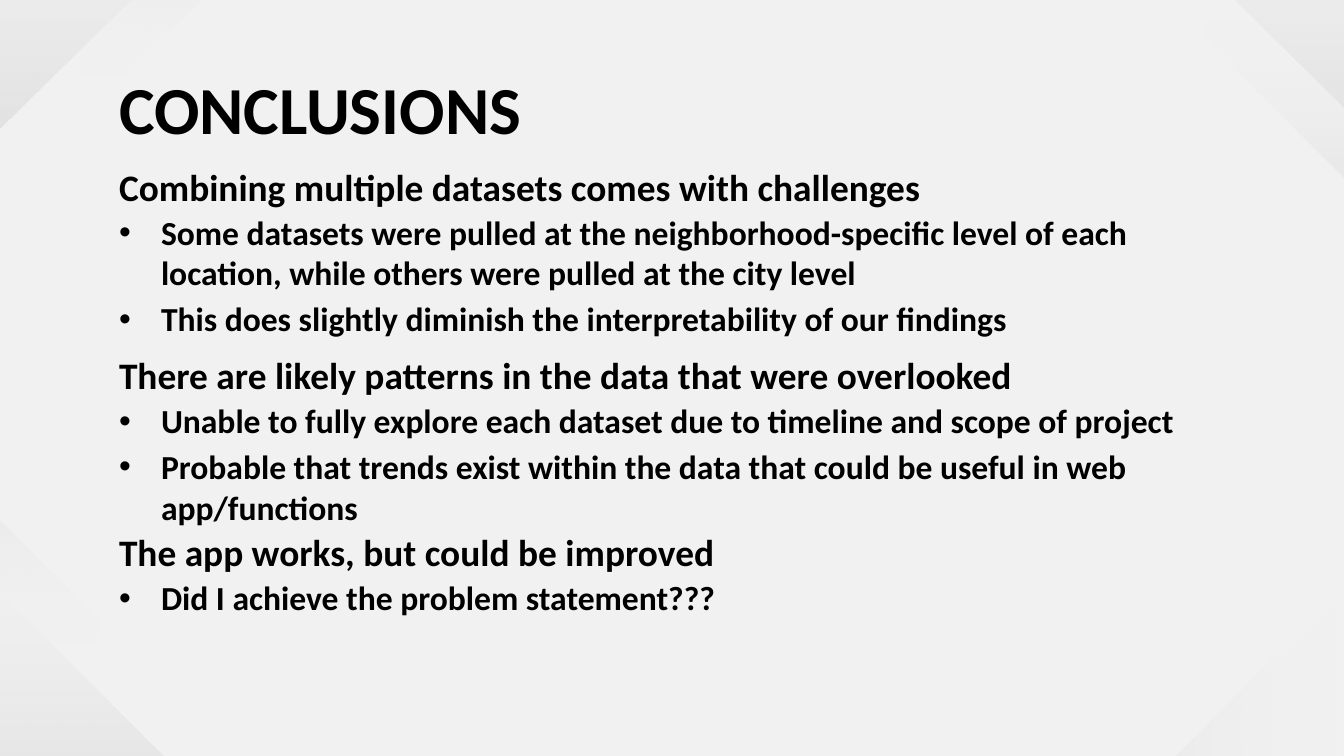
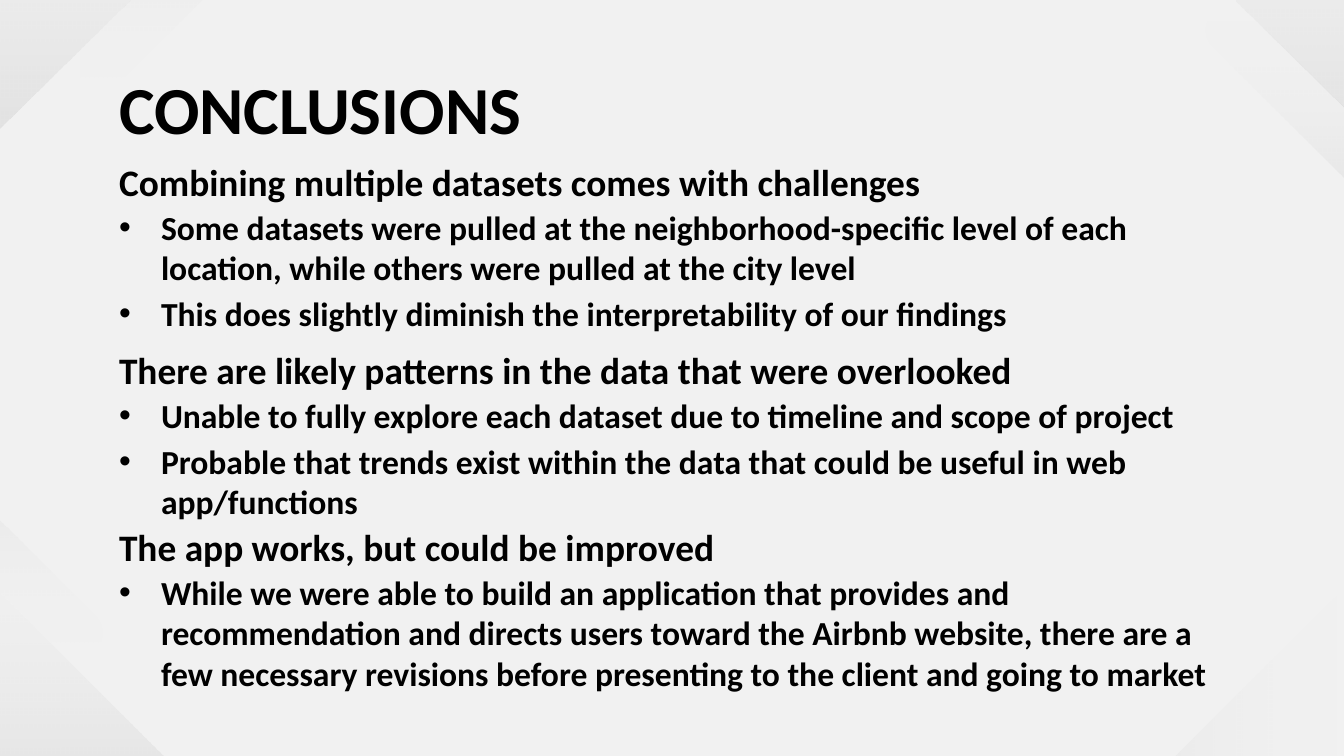
Before and after one commit to cynthia-rodriguez1/wfh-location-recommender, a slide deck: slide 44 of addtl/wfh_recommender_pres.pptx. Drawn at 1344x756 pixels with LibreOffice and Linux fonts; fonts in the diff are those of the drawing. Boxes give left, top, right and bottom in pixels: in the first picture for what was removed or moved away, otherwise in the second. Text is boxed around its words. In the diff, an @@ line names an element or a change of style, - is before the commit and + after.

```diff
--- a/addtl/wfh_recommender_pres.pptx
+++ b/addtl/wfh_recommender_pres.pptx
@@ text at <box>161,581,1206,692</box>: text changed @@
-            • Did I achieve the problem statement???
+            • While we were able to build an application that provides and recommendation and directs users toward the Airbnb website, there are a few necessary revisions before presenting to the client and going to market
```
Also in this commit, not shown: 5 other slides changed, 2 slides added, 2 slides removed, 5 other files.
